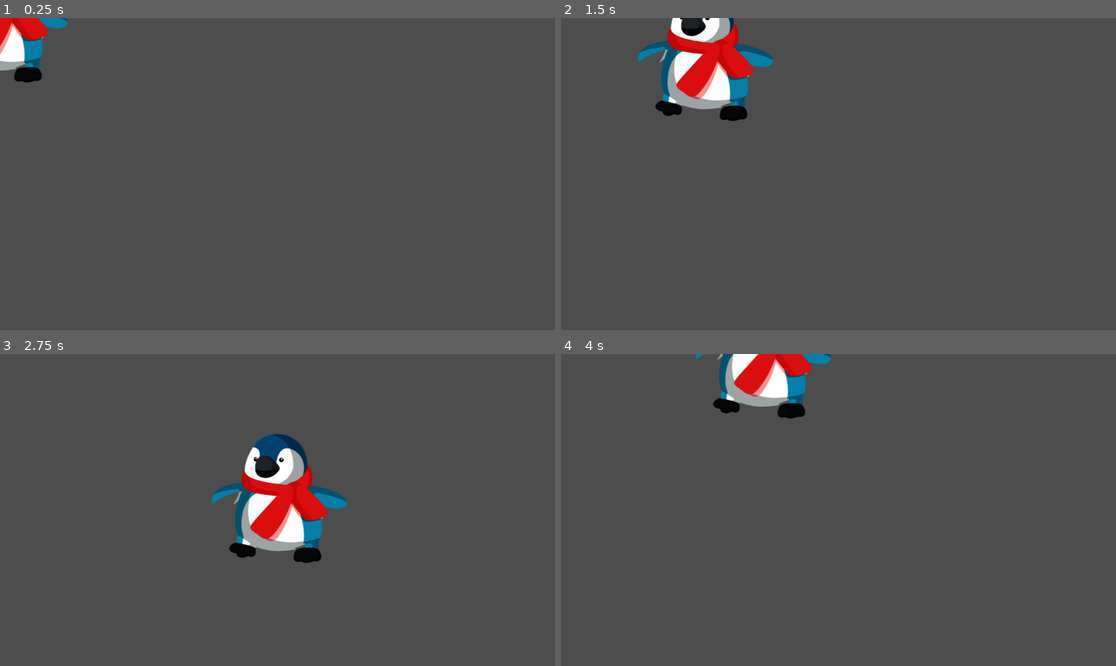
Above: before the commit, frames 1-4 (two rows, left to right).
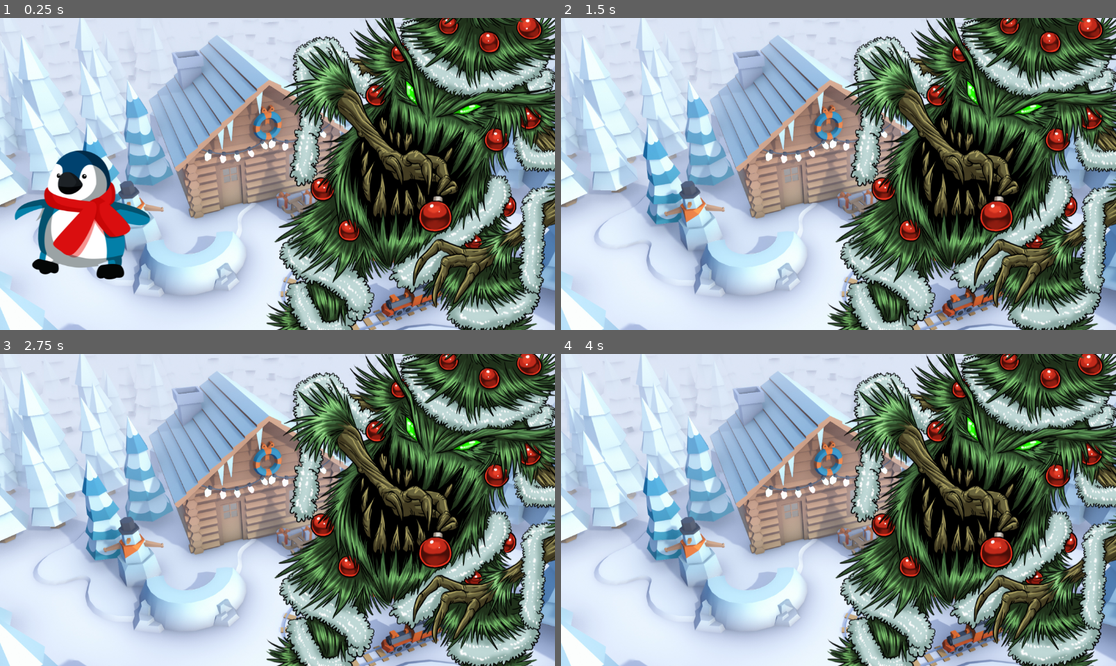
Above: after the commit, the same moments.

Repository: isalng/MIDTERFINAL
Game: Godot game, scene res://world.tscn
Two runs of this game, one before a commit and one after it. Both use one fixed random seed, a clock stepped at 60 frames per second and the inputs below. Before the commit the project starts from res://player.tscn.
Inputs:
- Up to frame 1 (0.25 s): no input
- Up to frame 2 (1.5 s): tap Enter at 0.5 s; hold D (move_right) 0.53-1.28 s; hold S (move_down) from 1.28 s (still down)
- Up to frame 3 (2.75 s): release S (move_down) at 2.03 s; hold D (move_right) from 2.03 s (still down)
- Up to frame 4 (4 s): release D (move_right) at 2.78 s; hold W (move_up) 2.78-3.53 s; hold A (move_left) from 3.53 s (still down)

The runs differ from the first frame. In frame 1, 98% of the frame differs, in the area x 0-100%, y 0-100%; in frame 2, 98%; in frame 3, 98%; in frame 4, 98%.

Commit message:
Collisions setup

Diff:
--- a/Player.gd
+++ b/Player.gd
@@ -17,5 +17,5 @@
 		velocity = velocity.normalized() * Speed
 	position += velocity * delta
 
-func _on_body_entered():
+func _on_body_entered(body):
 	hide()
--- a/enemy.tscn
+++ b/enemy.tscn
@@ -3,13 +3,14 @@
 [ext_resource type="Texture2D" uid="uid://clwpo83yorvtm" path="res://assets/enemy.png" id="1_gogwo"]
 
 [sub_resource type="RectangleShape2D" id="RectangleShape2D_cdaku"]
-size = Vector2(792, 1034)
+size = Vector2(680, 1031)
 
 [node name="Enemy" type="RigidBody2D"]
+gravity_scale = 2.66454e-15
 
 [node name="Sprite2D" type="Sprite2D" parent="."]
 texture = ExtResource("1_gogwo")
 
 [node name="CollisionShape2D" type="CollisionShape2D" parent="."]
-position = Vector2(1, 9)
+position = Vector2(-16, 10.5)
 shape = SubResource("RectangleShape2D_cdaku")
--- a/player.tscn
+++ b/player.tscn
@@ -14,6 +14,7 @@
 texture = ExtResource("2_678av")
 
 [node name="CollisionShape2D" type="CollisionShape2D" parent="."]
+position = Vector2(0, 2)
 shape = SubResource("CapsuleShape2D_1sek1")
 
 [connection signal="body_entered" from="." to="." method="_on_body_entered"]
--- a/project.godot
+++ b/project.godot
@@ -11,7 +11,7 @@
 [application]
 
 config/name="Mid term Final"
-run/main_scene="res://player.tscn"
+run/main_scene="res://world.tscn"
 config/features=PackedStringArray("4.1", "Forward Plus")
 config/icon="res://icon.svg"
 
--- a/world.tscn
+++ b/world.tscn
@@ -12,6 +12,7 @@
 centered = false
 
 [node name="Player" parent="." instance=ExtResource("2_48tim")]
+position = Vector2(171, 409)
 
 [node name="Enemy" parent="." instance=ExtResource("3_ojce0")]
-position = Vector2(888, -182)
+position = Vector2(908, 230)
